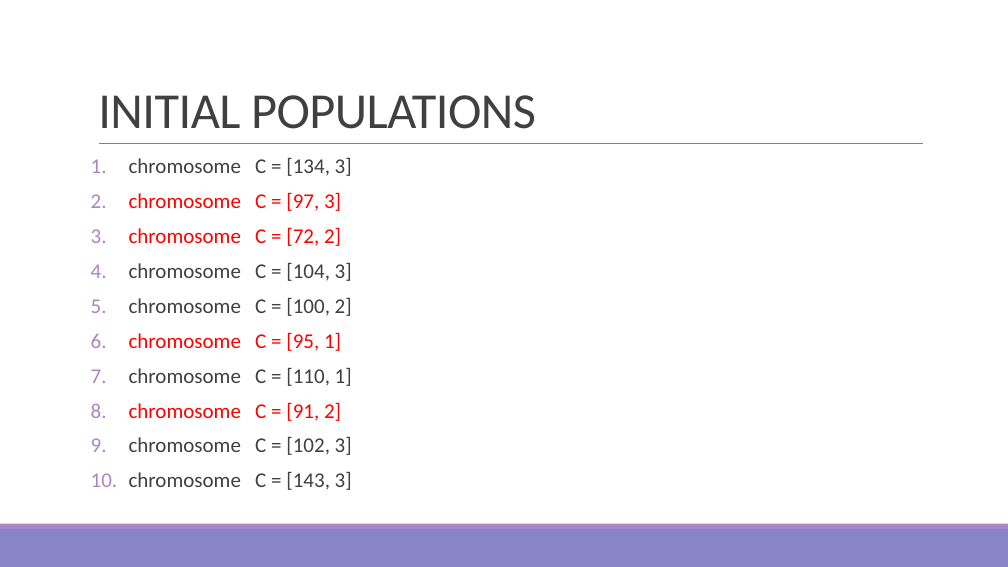
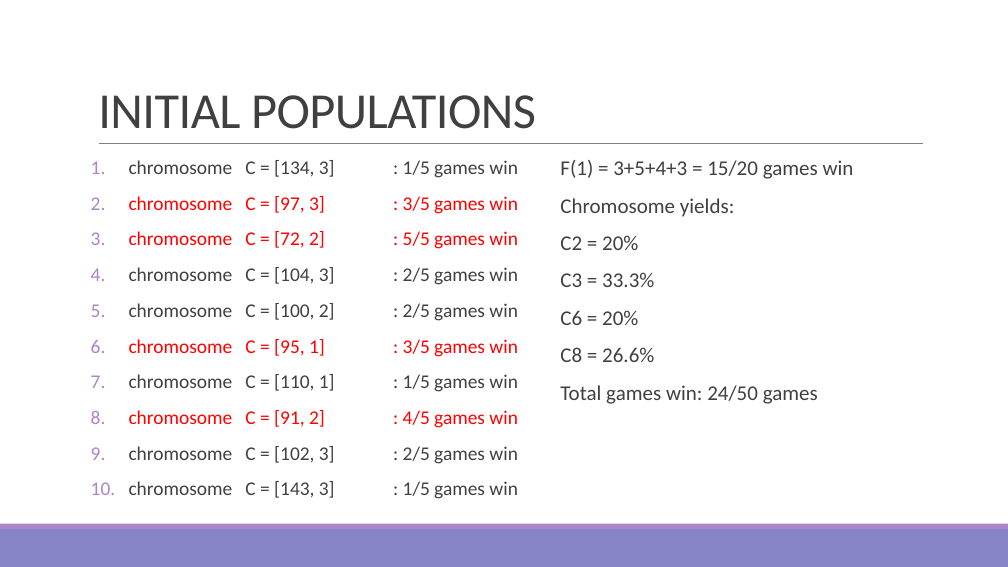
Before and after one commit to hauha46/Sim_Game, a slide deck: slide 7 of SIM GAME_GA.pptx. Drawn at 1008x567 pixels with LibreOffice and Linux fonts; fonts in the diff are those of the drawing. Boxes give left, top, right and bottom in pixels: in the first picture for what was removed or moved away, otherwise in the second. Text is boxed around its words. In the diff, an @@ line names an element or a change of style, - is before the commit and + after.

```diff
--- a/SIM GAME_GA.pptx
+++ b/SIM GAME_GA.pptx
@@ text at (129, 160, 518, 499): text changed; size 20 to 18.5 pt @@
-1. chromosome C = [134, 3]
-2. chromosome C = [97, 3]
-3. chromosome C = [72, 2]
-4. chromosome C = [104, 3]
-5. chromosome C = [100, 2]
-6. chromosome C = [95, 1]
-7. chromosome C = [110, 1]
-8. chromosome C = [91, 2]
-9. chromosome C = [102, 3]
-10. chromosome C = [143, 3]
+1. chromosome C = [134, 3] : 1/5 games win
+2. chromosome C = [97, 3] : 3/5 games win
+3. chromosome C = [72, 2] : 5/5 games win
+4. chromosome C = [104, 3] : 2/5 games win
+5. chromosome C = [100, 2] : 2/5 games win
+6. chromosome C = [95, 1] : 3/5 games win
+7. chromosome C = [110, 1] : 1/5 games win
+8. chromosome C = [91, 2] : 4/5 games win
+9. chromosome C = [102, 3] : 2/5 games win
+10. chromosome C = [143, 3] : 1/5 games win
@@ text added at (560, 160, 854, 404), 20 pt, text #404040 @@
+F(1) = 3+5+4+3 = 15/20 games win
+Chromosome yields:
+C2 = 20%
+C3 = 33.3%
+C6 = 20%
+C8 = 26.6%
+Total games win: 24/50 games
```
Also in this commit, not shown: 4 other slides changed, 1 slide removed.
